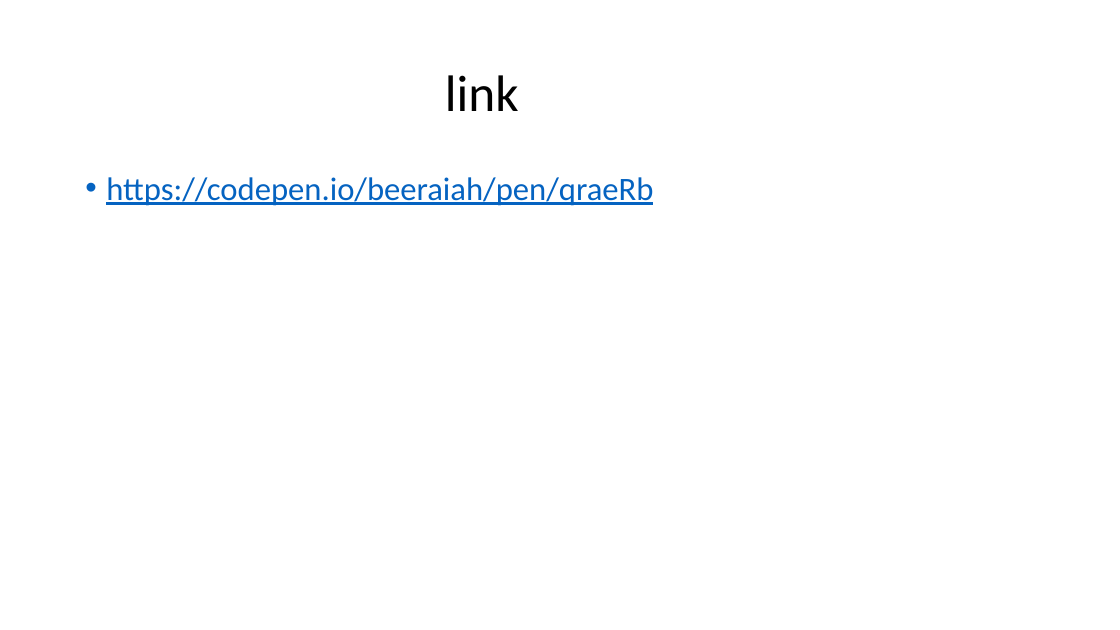
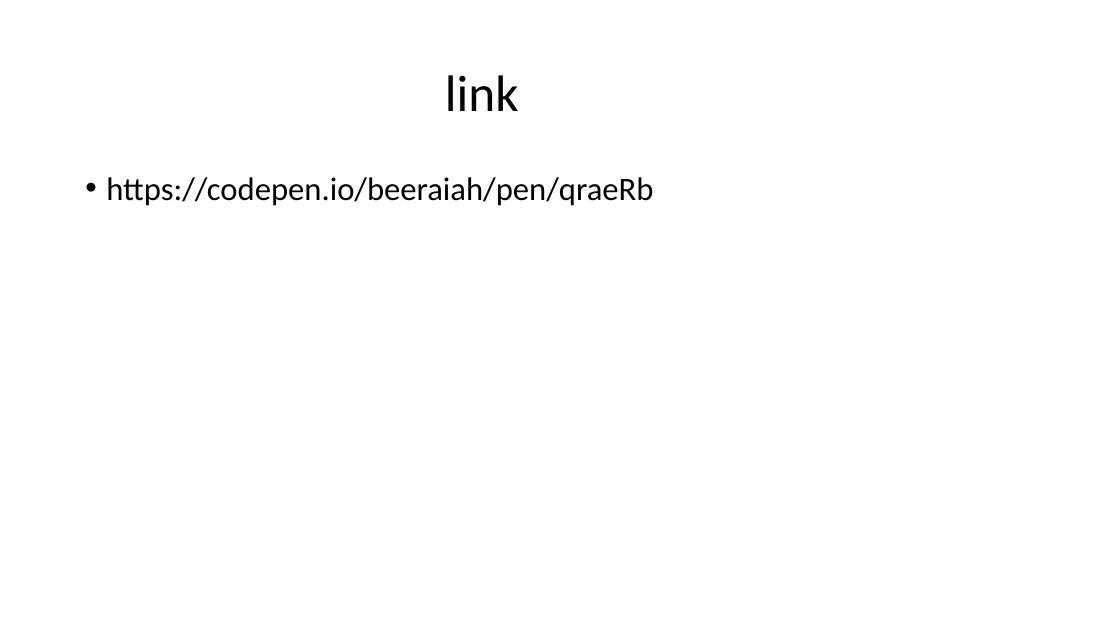
Before and after one commit to ConsignDimension/DailyTasks, a slide deck: slide 3 of b.pptx. Drawn at 1120x630 pixels with LibreOffice and Linux fonts; fonts in the diff are those of the drawing. Boxes give left, top, right and bottom in pixels: in the first picture for what was removed or moved away, otherwise in the second. Text is boxed around its words. In the diff, an @@ line names an element or a change of style, - is before the commit and + after.

```diff
--- a/b.pptx
+++ b/b.pptx
@@ text "https://codepen.io/beeraiah/pen/qraeRb" at <box>106,177,653,206</box>: text colour #0563C1 to #000000, underline off @@
```
Also in this commit, not shown: 1 slide added, 1 slide removed.
